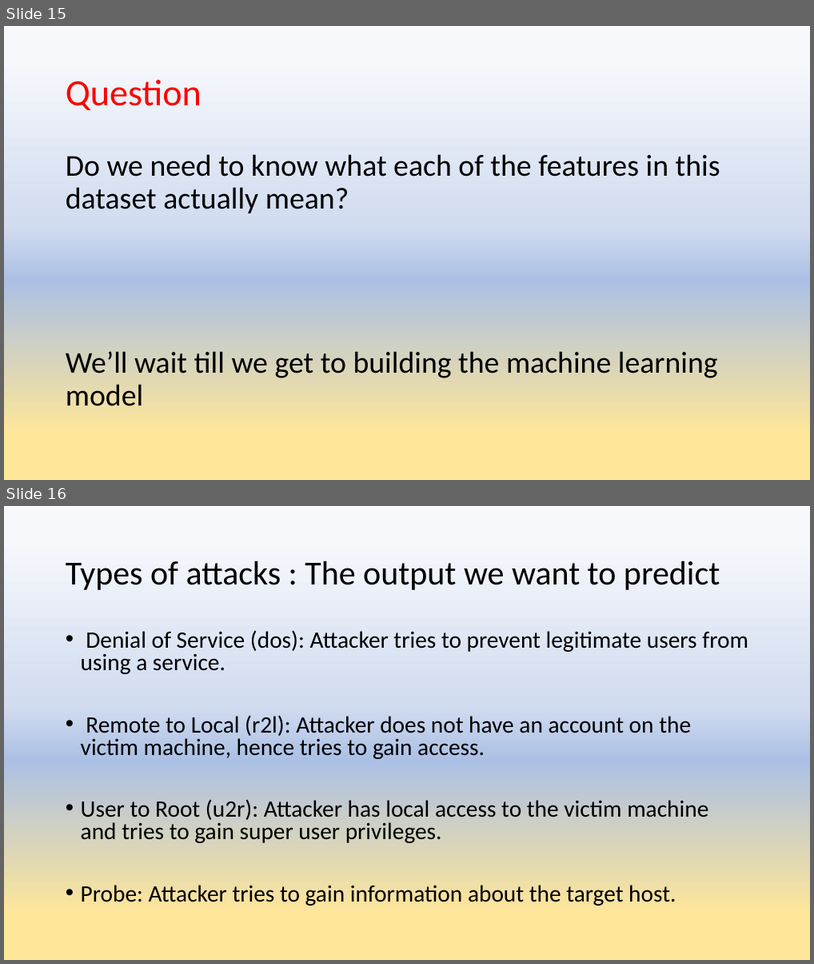
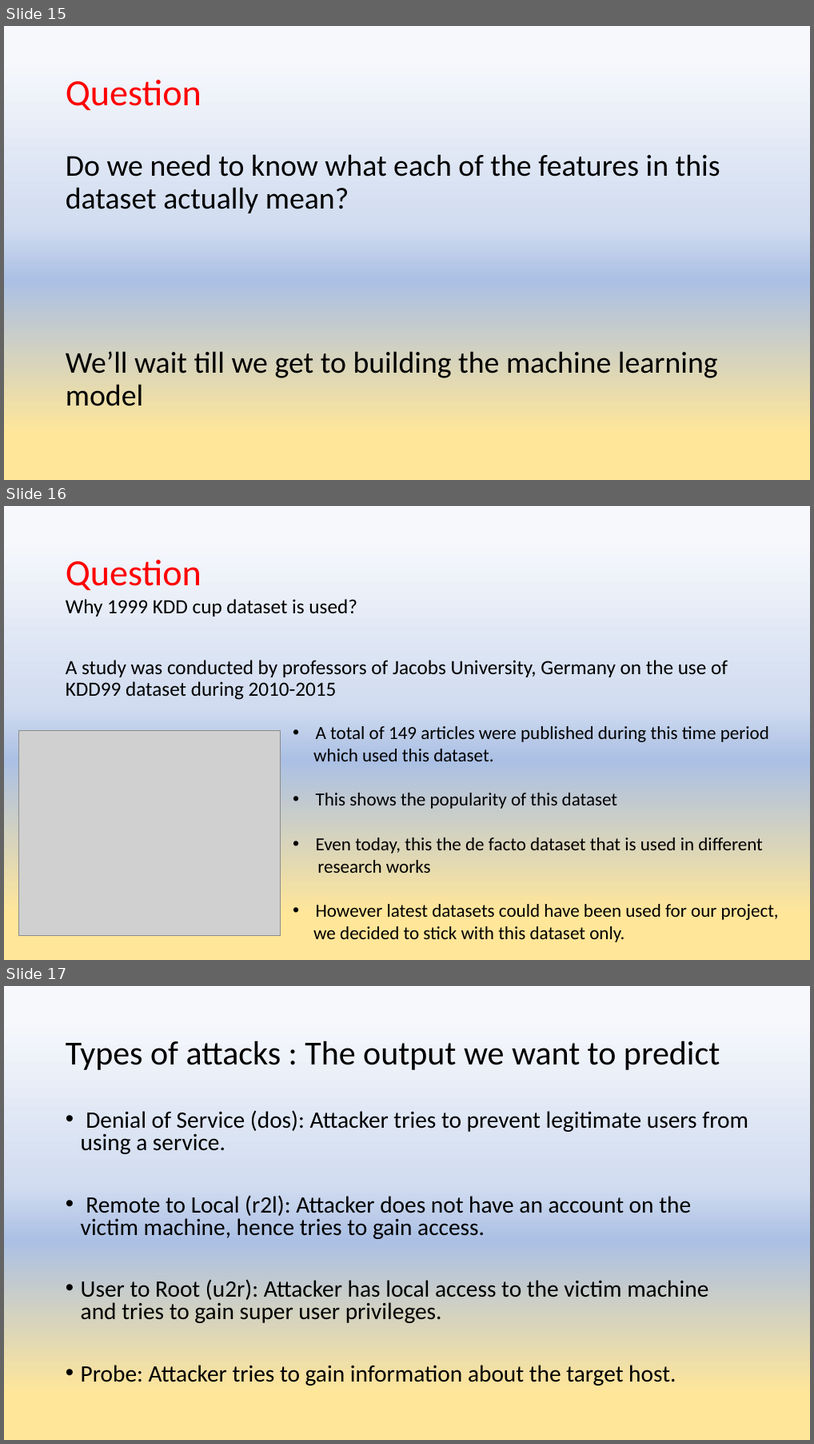
Before and after one commit to anujshr15/-MINOR-PROJECT--Intrusion-Detection-System-, a slide deck: Minor Project presentation.pptx. Shown one above the other, each under a label of ours: slides 15 and 16 before the commit, slides 15, 16 and 17 after it. The pictures are 814x964 and 814x1444 pixels, drawn with LibreOffice and Linux fonts; fonts in the diff are those of the drawing; grey boxes stand for pictures. Boxes give left, top, right and bottom in pixels: in the first picture for what was removed or moved away, otherwise in the second. Text is boxed around its words. In the diff, an @@ line names an element or a change of style, - is before the commit and + after.

Commit message:
changes- about the dataset added

```diff
--- a/Minor Project presentation.pptx
+++ b/Minor Project presentation.pptx
@@ slide 16 added at <box>4,506,810,960</box>, background gradient #F6F8FC to #D1DCF0 to #ABC0E4 to #FFE699 @@
@@ title added at <box>66,560,202,590</box>, 44 pt, text #FF0000 @@
+Question
@@ text added at <box>66,599,728,700</box>, 24 pt, text #000000 @@
+Why 1999 KDD cup dataset is used?
+A study was conducted by professors of Jacobs University, Germany on the use of KDD99 dataset during 2010-2015
@@ picture added at <box>19,731,281,936</box> @@
@@ text added at <box>314,726,779,942</box>, 22 pt, text #000000 @@
+• A total of 149 articles were published during this time period
+which used this dataset.
+• This shows the popularity of this dataset
+• Even today, this the de facto dataset that is used in different
+research works
+• However latest datasets could have been used for our project,
+we decided to stick with this dataset only.
@@ what was slide 16 is now slide 17 @@
```
Also in this commit, not shown: 4 slides changed, 1 slide removed, 1 other file.
